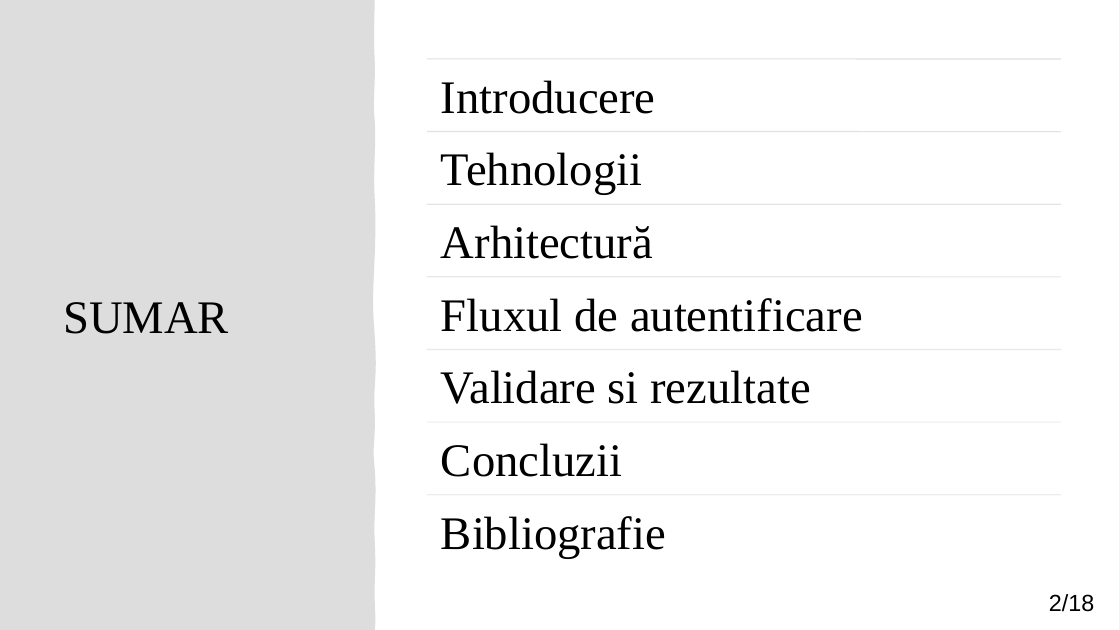
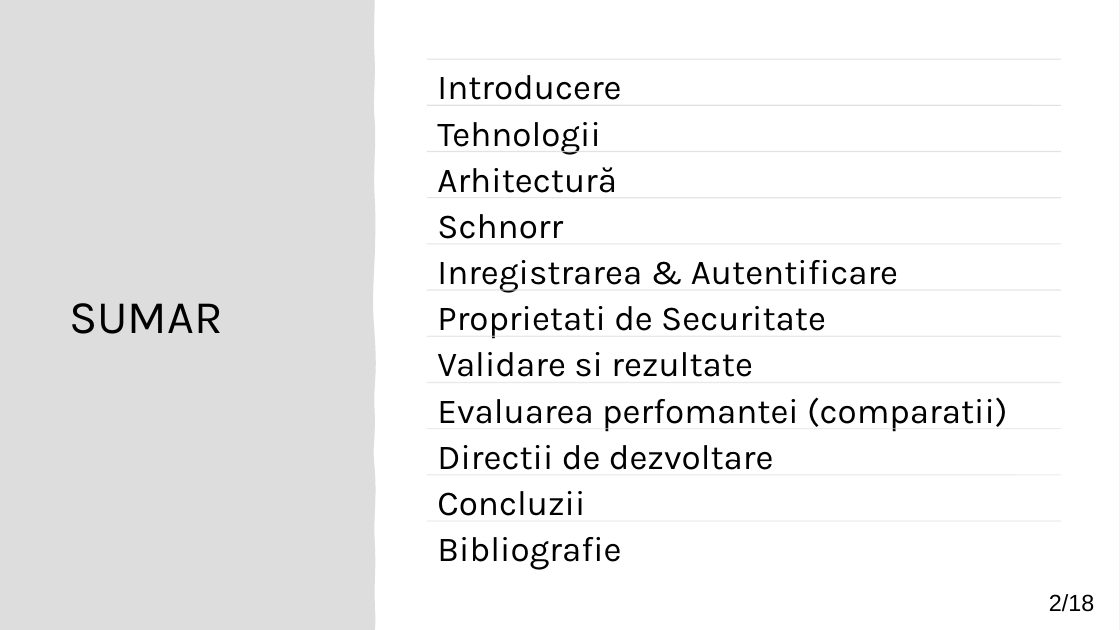
Before and after one commit to matei-rares-a/acas, a slide deck: slide 2 of docs/prezentare/current_draft/disertatie_matei_rares_prezentare_main.pptx. Drawn at 1120x630 pixels with LibreOffice and Linux fonts; fonts in the diff are those of the drawing. Boxes give left, top, right and bottom in pixels: in the first picture for what was removed or moved away, otherwise in the second. Text is boxed around its words. In the diff, an @@ line names an element or a change of style, - is before the commit and + after.

```diff
--- a/docs/prezentare/current_draft/disertatie_matei_rares_prezentare_main.pptx
+++ b/docs/prezentare/current_draft/disertatie_matei_rares_prezentare_main.pptx
@@ title "SUMAR" at [69,303,222,334]: font Times New Roman to Karla @@
@@ text "Tehnologii": place and size @@
-text "Tehnologii" at [441,152,642,195]
+text "Tehnologii" at [437,122,601,155]
@@ size 40 to 30 pt, font Times New Roman to Karla; less space between paragraphs in 6 elements at [437,75,621,100], [437,537,621,570], [437,352,753,377], [437,491,585,516], [437,122,601,155], [437,167,617,193] @@
@@ text "Arhitectură": place and size @@
-text "Arhitectură" at [441,225,653,259]
+text "Arhitectură" at [437,167,617,193]
@@ line moved from (427, 132) - (1061, 132) to (427, 151) - (1061, 151) @@
@@ line moved from (427, 204) - (1061, 204) to (427, 197) - (1061, 197) @@
@@ line moved from (427, 277) - (1061, 277) to (427, 290) - (1061, 290) @@
@@ text at [437,306,826,339]: text changed; size 40 to 30 pt; font Times New Roman to Karla @@
-Fluxul de autentificare
+Proprietati de Securitate
@@ text "Validare si rezultate": place and size @@
-text "Validare si rezultate" at [441,370,810,404]
+text "Validare si rezultate" at [437,352,753,377]
@@ line moved from (427, 350) - (1061, 350) to (427, 336) - (1061, 336) @@
@@ line moved from (427, 423) - (1061, 423) to (427, 429) - (1061, 429) @@
@@ text "Concluzii": place and size @@
-text "Concluzii" at [441,443,622,477]
+text "Concluzii" at [437,491,585,516]
@@ group added at [427,105,1061,475]: 4 lines, 4 texts @@
+Schnorr
+Inregistrarea & Autentificare
+Evaluarea perfomantei (comparatii)
+Directii de dezvoltare
@@ text "Bibliografie": place and size @@
-text "Bibliografie" at [441,516,666,558]
+text "Bibliografie" at [437,537,621,570]
@@ line moved from (427, 495) - (1061, 495) to (427, 521) - (1061, 521) @@
```
Also in this commit, not shown: 7 other slides changed, 10 slides added, 9 slides removed, 1 other file.
